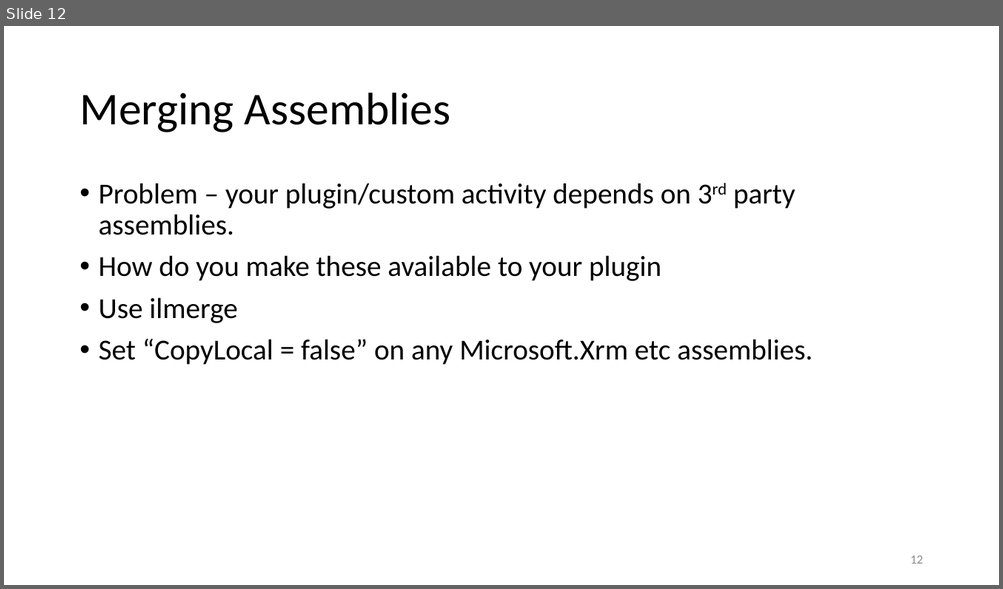
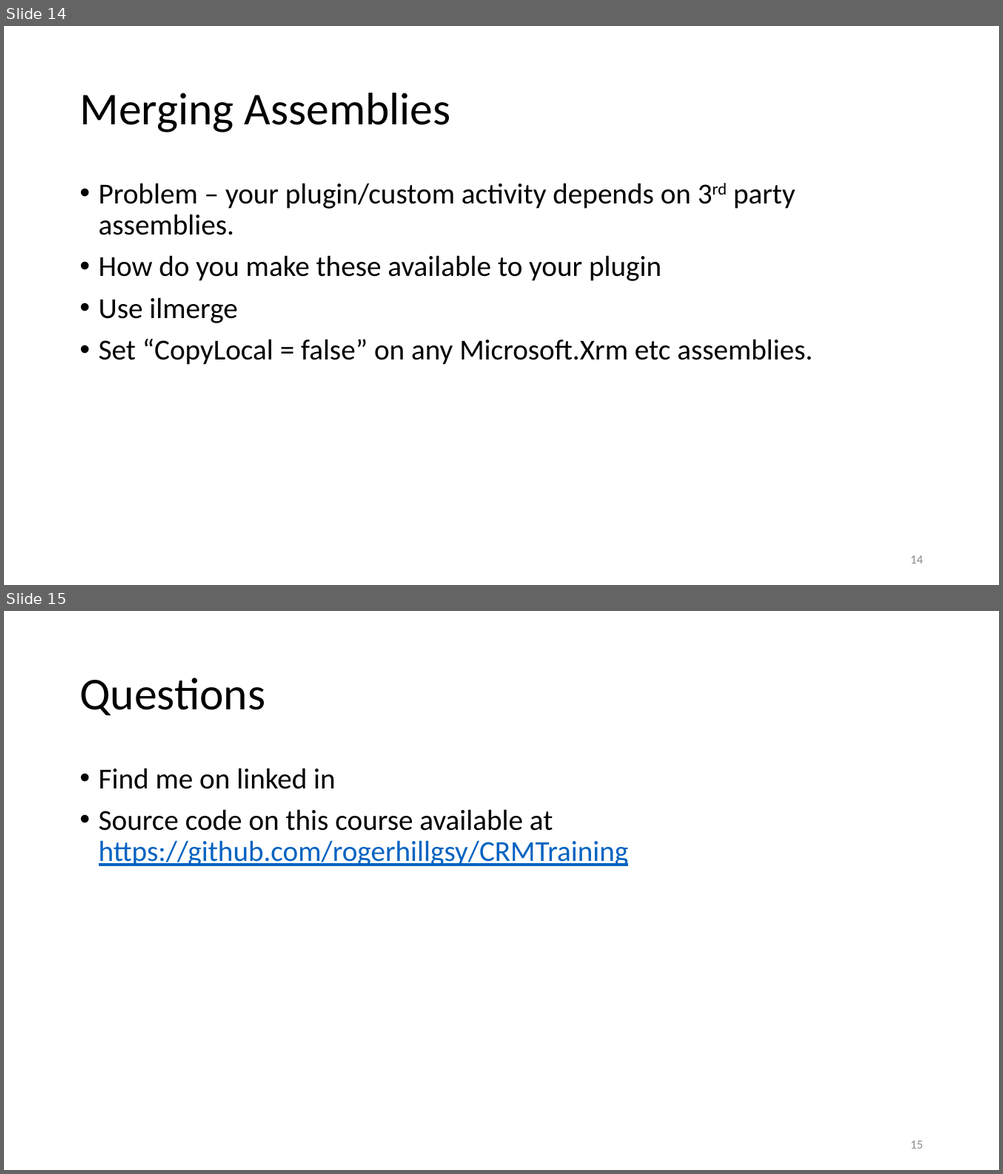
Before and after one commit to rogerhillgsy/CRMTraining, a slide deck: Documents/Additional Topics.pptx. Shown one above the other, each under a label of ours: slide 12 before the commit, slides 14 and 15 after it. The pictures are 1003x589 and 1003x1174 pixels, drawn with LibreOffice and Linux fonts; fonts in the diff are those of the drawing. Boxes give left, top, right and bottom in pixels: in the first picture for what was removed or moved away, otherwise in the second. Text is boxed around its words. In the diff, an @@ line names an element or a change of style, - is before the commit and + after.

Commit message:
Final checkin post-course

```diff
--- a/Documents/Additional Topics.pptx
+++ b/Documents/Additional Topics.pptx
@@ slide 15 added at [4,611,999,1170], background #FFFFFF @@
@@ title added at [79,678,265,715], 44 pt, text #000000 @@
+Questions
@@ text added at [99,768,629,866], 28 pt, text #000000 @@
+• Find me on linked in
+• Source code on this course available at https://github.com/rogerhillgsy/CRMTraining
@@ page number added at [910,1141,922,1149], 12 pt, text #8C8C8C @@
+15
@@ what was slide 12 is now slide 14 @@
@@ page number at [910,556,922,564]: text changed @@
-12
+14
```
Also in this commit, not shown: 7 slides changed, 2 other slides added, 8 other files.
